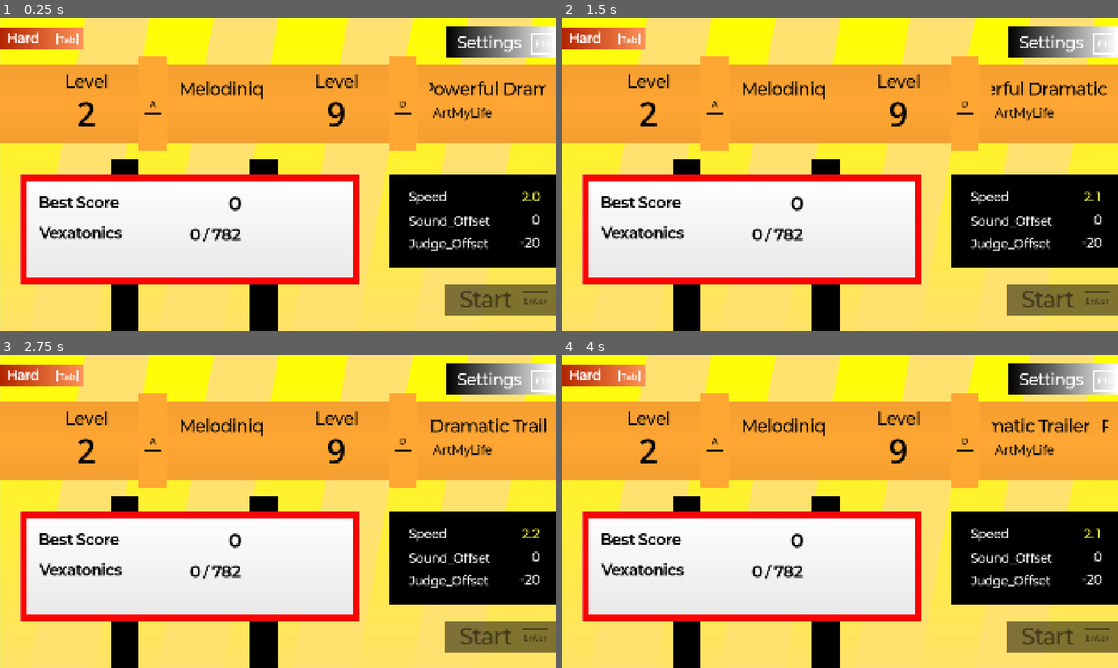
Above: before the commit, frames 1-4 (two rows, left to right).
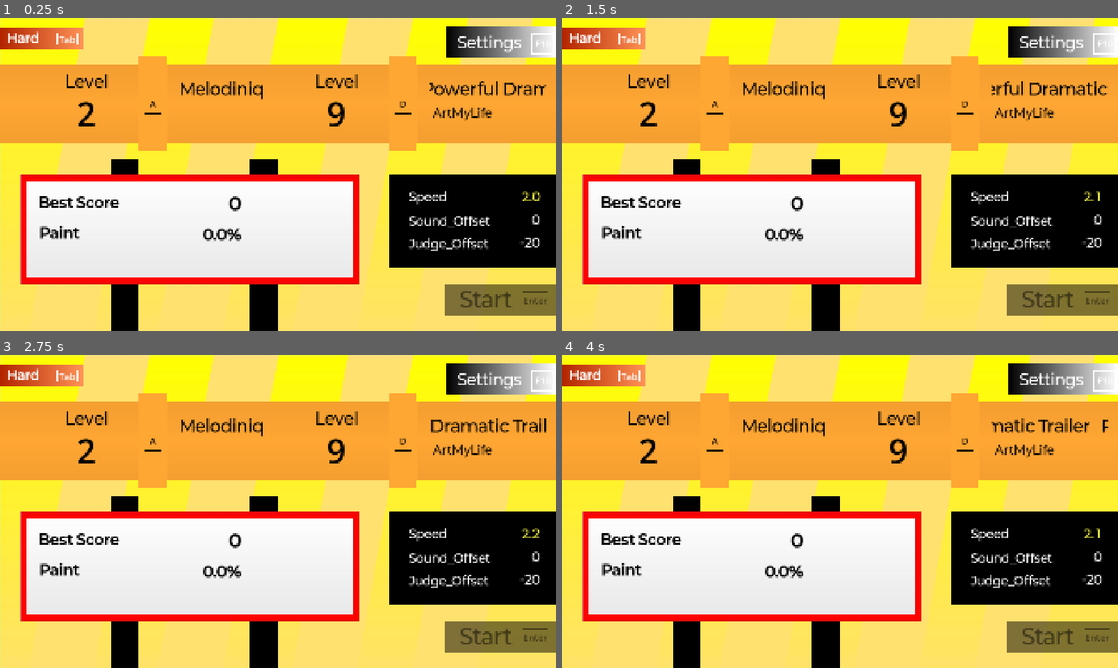
Above: after the commit, the same moments.

Repository: junu192857/Vexatonic-dash-2
Game: Godot game, scene res://Scenes/SelectSong.tscn
The game is run twice, just before and just after one commit, with the same random seed, the same clock (stepped at 60 frames per second) and the same inputs. This scene is started directly instead of the project's main scene.
Inputs (mouse positions are in pixels of both pictures, inside the frame that each line leads up to):
- Up to frame 1 (0.25 s): no input
- Up to frame 2 (1.5 s): tap Enter at 0.5, 0.6 s; move the mouse to (962, 158) at 0.52 s; hold Right 0.53-1.25 s; click (962, 158) at 0.67 s; tap Space at 0.77 s; drag from (728, 190) to (812, 237) at 1.27 s
- Up to frame 3 (2.75 s): move the mouse to (333, 442) at 2.02 s; hold Right from 2.03 s (still down); tap Delete at 2.1 s
- Up to frame 4 (4 s): release Right at 2.75 s; drag from (812, 574) to (673, 464) at 2.77 s; move the mouse to (1006, 558) at 3.52 s; hold Left from 3.53 s (still down); tap Shift at 3.6 s; tap Space at 3.77 s

The runs differ from the first frame. In frame 1, 0.6% of the frame differs, in the area x 7-44%, y 66-72%; in frame 2, 0.6%; in frame 3, 0.6%; in frame 4, 0.6%.

Commit message:
이제 곡선택 창에서 Vexatonics 대신 Paint 비율이 표시됨

Diff:
--- a/vexatonic-dash-2/Scenes/SelectSong.tscn
+++ b/vexatonic-dash-2/Scenes/SelectSong.tscn
@@ -759,7 +759,7 @@
 expand_mode = 1
 script = ExtResource("4_gjw2d")
 
-[node name="BestJudge" type="Label" parent="CanvasLayer/Control/SongDataHolder/Holder" unique_id=598159039]
+[node name="PaintLabel" type="Label" parent="CanvasLayer/Control/SongDataHolder/Holder" unique_id=598159039]
 layout_mode = 1
 anchors_preset = -1
 anchor_left = 0.057000004
@@ -773,7 +773,7 @@
 theme_override_colors/font_color = Color(0, 0, 0, 1)
 theme_override_fonts/font = ExtResource("8_puwos")
 theme_override_font_sizes/font_size = 50
-text = "Vexatonics"
+text = "Paint"
 vertical_alignment = 1
 
 [node name="BestScore" type="Label" parent="CanvasLayer/Control/SongDataHolder/Holder" unique_id=1883576132]
@@ -793,7 +793,7 @@
 text = "Best Score"
 vertical_alignment = 1
 
-[node name="VexatonicValue" type="Label" parent="CanvasLayer/Control/SongDataHolder/Holder" unique_id=1834441864]
+[node name="PaintValue" type="Label" parent="CanvasLayer/Control/SongDataHolder/Holder" unique_id=1834441864]
 layout_mode = 1
 anchors_preset = -1
 anchor_left = 0.36
@@ -807,7 +807,7 @@
 theme_override_colors/font_color = Color(0, 0, 0, 1)
 theme_override_fonts/font = ExtResource("8_puwos")
 theme_override_font_sizes/font_size = 50
-text = "1,314 / 1,314"
+text = "100.0%"
 horizontal_alignment = 2
 vertical_alignment = 1
 
--- a/vexatonic-dash-2/Scripts/Ingame/IngameDataManager.gd
+++ b/vexatonic-dash-2/Scripts/Ingame/IngameDataManager.gd
@@ -111,6 +111,7 @@
 func on_song_end(chart_path: String) -> void:
 	var final_score = roundi(score + calculate_longNote_score(pressed_long_length))
 	var paint = roundi(calculate_longNote_score(pressed_long_length)) == 10000
+	var paint_ratio = pressed_long_length / total_long_length if total_long_length > 0 else 1.0
 	var rank = _get_rank(final_score)
 
 	var cfg = ConfigFile.new()
@@ -122,6 +123,7 @@
 	var old_lamp  = cfg.get_value(s, "combo_lamp", ComboLamp.None)
 	var old_paint = cfg.get_value(s, "paint_lamp", false)
 	var old_rank  = cfg.get_value(s, "rank",       Rank.None)
+	var old_paint_ratio = cfg.get_value(s, "best_paint_ratio", 0.0)
 
 	if final_score > old_score:
 		cfg.set_value(s, "best_score", final_score)
@@ -133,6 +135,8 @@
 		cfg.set_value(s, "paint_lamp", true)
 	if int(rank) > old_rank:
 		cfg.set_value(s, "rank", int(rank))
+	if paint_ratio > old_paint_ratio:
+		cfg.set_value(s, "best_paint_ratio", paint_ratio)
 
 	cfg.save(PLAY_DATA_PATH)
 
--- a/vexatonic-dash-2/Scripts/SelectSong/SelectManager.gd
+++ b/vexatonic-dash-2/Scripts/SelectSong/SelectManager.gd
@@ -140,9 +140,7 @@
 func _refresh_song_data():
 	var meta = _get_metadata(0)
 	var chart_dir = CHARTS_DIR + "/" + meta.name
-	var chart_path = chart_dir + "/" + Setting.DIFFICULTY_NAMES[Setting.selected_difficulty] + ".txt"
-	var total = _count_notes(chart_path)
-	songDataHolder.load_play_data(chart_dir, total)
+	songDataHolder.load_play_data(chart_dir)
 
 func _refresh_all():
 	_refresh_difficulty()
--- a/vexatonic-dash-2/Scripts/SelectSong/SongDataHolder.gd
+++ b/vexatonic-dash-2/Scripts/SelectSong/SongDataHolder.gd
@@ -7,24 +7,24 @@
 const LAMP_NAMES = ["", "Full Combo", "Full Vexatonic"]
 
 @onready var scoreValue: Label = $ScoreValue
-@onready var vexatonicValue: Label = $VexatonicValue
+@onready var paintValue: Label = $PaintValue
 @onready var rank: Label = $Rank
 @onready var fcfvLamp: Label = $FCFVlamp
 @onready var paintLamp: Label = $PaintLamp
 
-func load_play_data(chart_dir: String, total_notes: int):
+func load_play_data(chart_dir: String):
 	var s = "%s|%d" % [chart_dir, Setting.selected_difficulty]
 	var cfg = ConfigFile.new()
 	cfg.load(PLAY_DATA_PATH)
 
 	var best_score = cfg.get_value(s, "best_score", 0)
-	var best_judge = cfg.get_value(s, "best_judge", 0)
+	var best_paint_ratio = cfg.get_value(s, "best_paint_ratio", 0.0)
 	var combo_lamp = cfg.get_value(s, "combo_lamp", 0)
 	var paint = cfg.get_value(s, "paint_lamp", false)
 	var rank_val = cfg.get_value(s, "rank", 0)
 
 	scoreValue.text = str(best_score)
-	vexatonicValue.text = "%d / %d" % [best_judge, total_notes]
+	paintValue.text = "%.1f%%" % (floor(best_paint_ratio * 1000.0) / 10.0)
 	rank.text = RANK_NAMES[rank_val]
 	fcfvLamp.text = LAMP_NAMES[combo_lamp]
 	paintLamp.text = "Perfect Paint" if paint else ""
